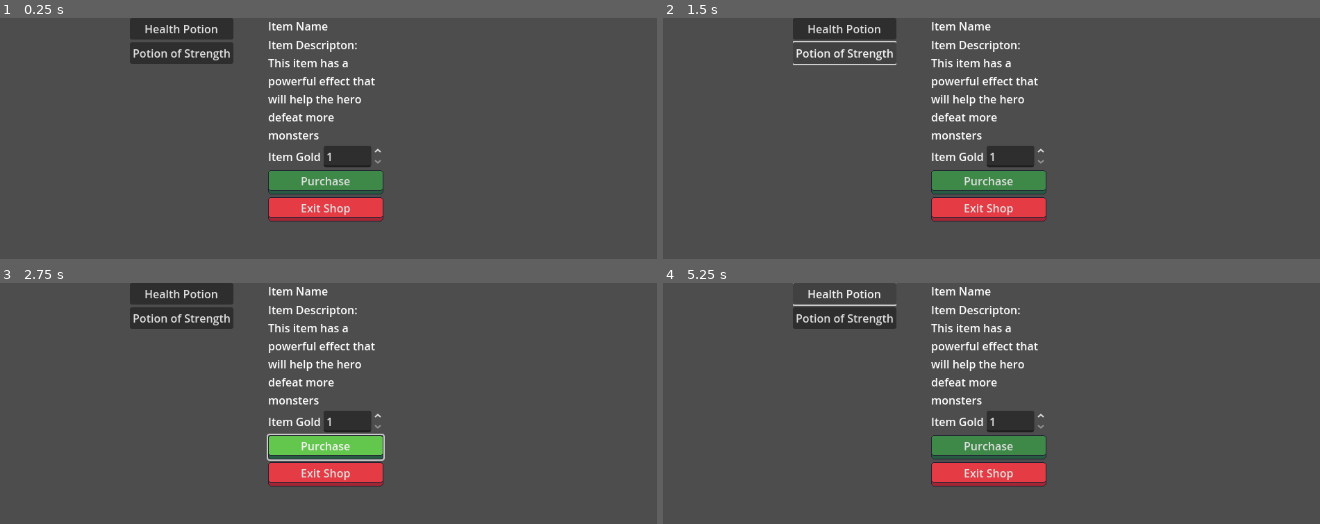
Above: before the commit, frames 1-4 (two rows, left to right).
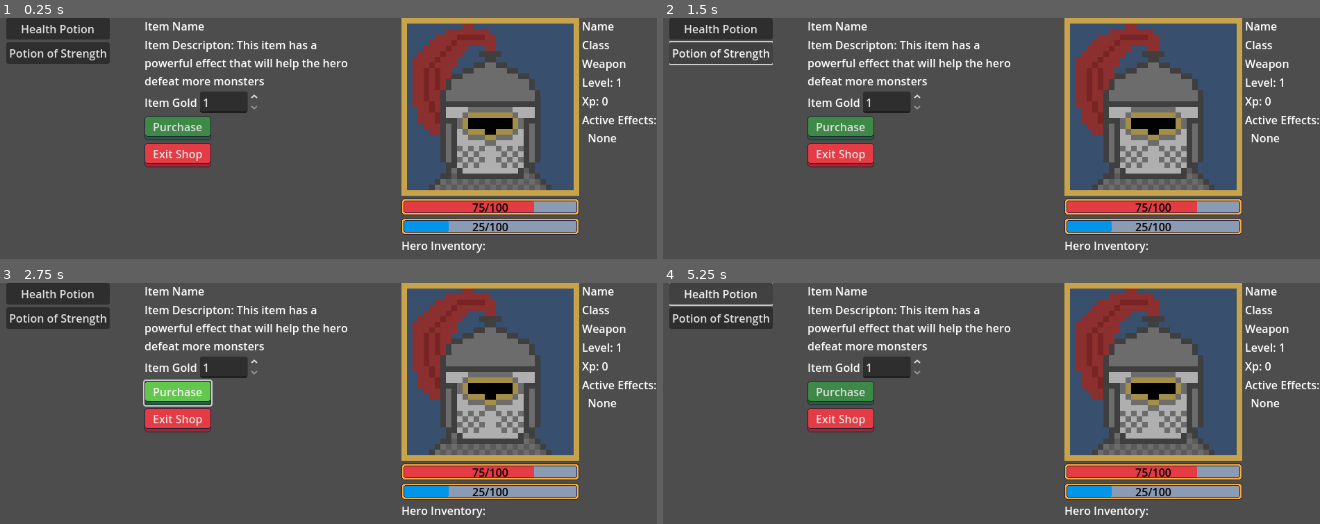
Above: after the commit, the same moments.

Repository: navtges3/PixelValley
Game: Godot game, scene res://scenes/ui/screens/shop_screen.tscn
The game is run twice, just before and just after one commit, with the same random seed, the same clock (stepped at 60 frames per second) and the same inputs. This scene is started directly instead of the project's main scene.
Inputs:
- Up to frame 1 (0.25 s): no input
- Up to frame 2 (1.5 s): click "Health Potion" at 0.5 s; click "Potion of Strength" at 1.25 s
- Up to frame 3 (2.75 s): click "Purchase" at 2 s
- Up to frame 4 (5.25 s): click "Health Potion" at 2.75 s; click "Potion of Strength" at 3.5 s; click "Purchase" at 4.25 s; click "Health Potion" at 5 s

The runs differ from the first frame. In frame 1, 36% of the frame differs, in the area x 0-100%, y 0-98%; in frame 2, 35%; in frame 3, 37%; in frame 4, 34%.

Commit message:
Added hero to shop ui

Diff:
--- a/scenes/ui/screens/shop_screen.tscn
+++ b/scenes/ui/screens/shop_screen.tscn
@@ -1,7 +1,9 @@
-[gd_scene load_steps=3 format=3 uid="uid://bpgflj1ophwwt"]
+[gd_scene load_steps=5 format=3 uid="uid://bpgflj1ophwwt"]
 
 [ext_resource type="Theme" uid="uid://cgbnpl6hlm7s2" path="res://assets/button_themes/large/large_green_button.tres" id="1_6epuk"]
+[ext_resource type="Script" uid="uid://eo2d48vcqq63" path="res://scripts/ui/screens/shop_screen.gd" id="1_wjsap"]
 [ext_resource type="Theme" uid="uid://130ubmqd1h3b" path="res://assets/button_themes/large/large_red_button.tres" id="2_ec12o"]
+[ext_resource type="PackedScene" uid="uid://bjx12sxd6xqme" path="res://scenes/ui/components/hero_ui.tscn" id="3_ec12o"]
 
 [node name="ShopScreen" type="Control"]
 layout_mode = 3
@@ -10,6 +12,7 @@
 anchor_bottom = 1.0
 grow_horizontal = 2
 grow_vertical = 2
+script = ExtResource("1_wjsap")
 
 [node name="HBoxContainer" type="HBoxContainer" parent="."]
 layout_mode = 1
@@ -19,7 +22,7 @@
 grow_horizontal = 2
 grow_vertical = 2
 theme_override_constants/separation = 50
-alignment = 1
+alignment = 2
 
 [node name="ScrollContainer" type="ScrollContainer" parent="HBoxContainer"]
 layout_mode = 2
@@ -44,6 +47,7 @@
 text = "Item Name"
 
 [node name="ItemDescriptionLabel" type="Label" parent="HBoxContainer/DetailPanel"]
+custom_minimum_size = Vector2(320, 0)
 layout_mode = 2
 text = "Item Descripton: This item has a powerful effect that will help the hero defeat more monsters"
 autowrap_mode = 2
@@ -61,11 +65,27 @@
 value = 1.0
 
 [node name="PurchaseButton" type="Button" parent="HBoxContainer/DetailPanel"]
+custom_minimum_size = Vector2(96, 32)
 layout_mode = 2
+size_flags_horizontal = 0
+size_flags_vertical = 0
 theme = ExtResource("1_6epuk")
 text = "Purchase"
 
 [node name="ExitButton" type="Button" parent="HBoxContainer/DetailPanel"]
+custom_minimum_size = Vector2(96, 32)
 layout_mode = 2
+size_flags_horizontal = 0
+size_flags_vertical = 0
 theme = ExtResource("2_ec12o")
 text = "Exit Shop"
+
+[node name="VBoxContainer" type="VBoxContainer" parent="HBoxContainer"]
+layout_mode = 2
+
+[node name="HeroUI" parent="HBoxContainer/VBoxContainer" instance=ExtResource("3_ec12o")]
+layout_mode = 2
+
+[node name="InventoryLabel" type="Label" parent="HBoxContainer/VBoxContainer"]
+layout_mode = 2
+text = "Hero Inventory:"
